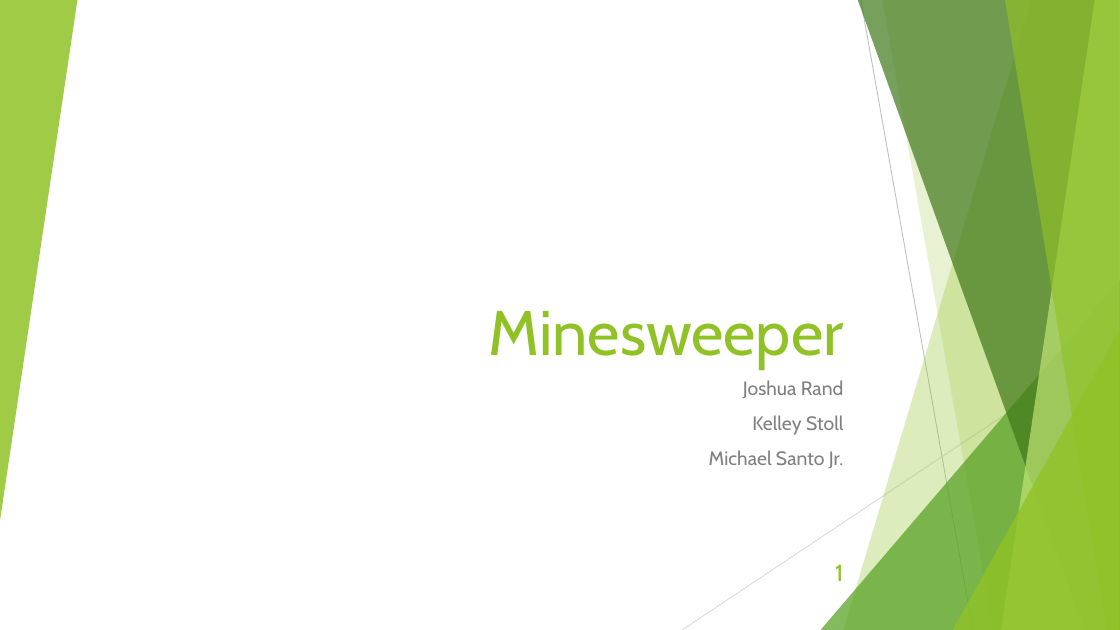
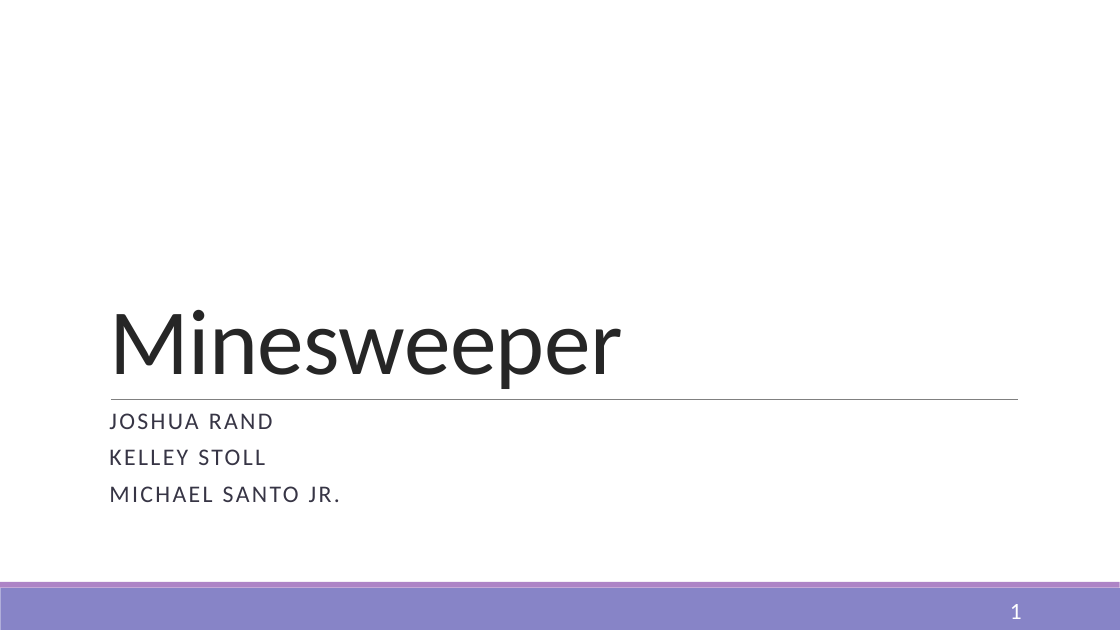
Before and after one commit to jrand35/Minesweeper, a slide deck: slide 1 of FinalPowerpoint.pptx. Drawn at 1120x630 pixels with LibreOffice and Linux fonts; fonts in the diff are those of the drawing. Boxes give left, top, right and bottom in pixels: in the first picture for what was removed or moved away, otherwise in the second. Text is boxed around its words. In the diff, an @@ line names an element or a change of style, - is before the commit and + after.

Commit message:
tweaked the powerpoint
read title

```diff
--- a/FinalPowerpoint.pptx
+++ b/FinalPowerpoint.pptx
@@ group removed at bbox=[0, 0, 1120, 630]: 5 freeform shapes, 3 triangles, 2 lines @@
@@ title "Minesweeper": place and size @@
-title "Minesweeper" at bbox=[489, 311, 844, 369]
+title "Minesweeper" at bbox=[109, 310, 622, 389]
@@ title "Minesweeper" at bbox=[109, 310, 622, 389]: size 54 to 80 pt, font Cabin to Calibri, text colour #90C226 to #262626, letter spacing 0 to -0.5 pt; alignment right to left; line spacing 1 to 0.85 @@
@@ subtitle at bbox=[109, 413, 332, 502]: text changed; size 16.6 to 20.4 pt; font Cabin to Calibri; text colour #808080 to #373545 @@
-Joshua Rand
-Kelley Stoll
-Michael Santo Jr.
+JOSHUA RAND
+KELLEY STOLL
+MICHAEL SANTO JR.
@@ line added from (111, 399) to (1018, 399), #808080 0.5 pt @@
@@ rectangle added at bbox=[0, 588, 1120, 630], fill #8784C7 @@
@@ rectangle added at bbox=[0, 582, 1120, 588], fill #AD84C6 @@
@@ page number: place and size @@
-page number at bbox=[835, 564, 843, 581]
+page number at bbox=[1010, 604, 1022, 619]
@@ page number at bbox=[1010, 604, 1022, 619]: font Cabin to Calibri, text colour #90C226 to #FFFFFF @@
```
Also in this commit, not shown: 8 other slides changed.
